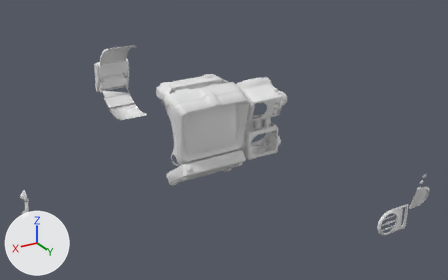
The Blender file pip boy 2000.blend: old version first, new version second.
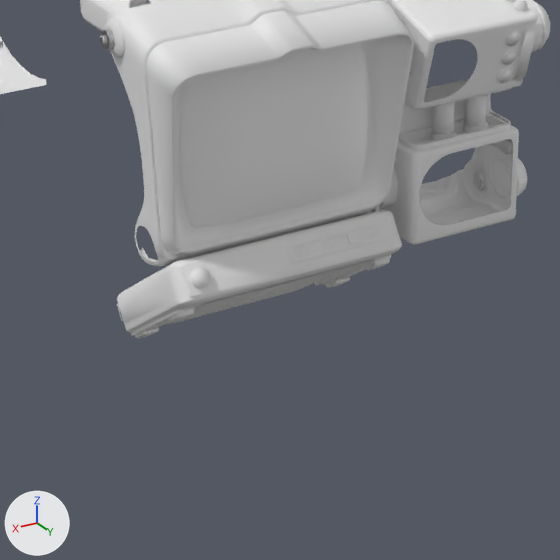
Each version is shown whole from a camera (50 mm lens) standing at (36.7, 56.1, 25.2) and looking at (6.7, 6.0, 0.2), then close up on the part from 30% to 65% of the width and 33% to 88% of the height. Arrows for +X, +Y and +Z are at lower left; the lights stay in place. Materials are left out; every surface is plain grey.

Objects in the first close-up: 'Pip boy 2000', 'Pip boy 2000.001'.
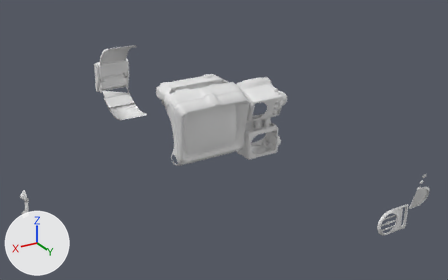
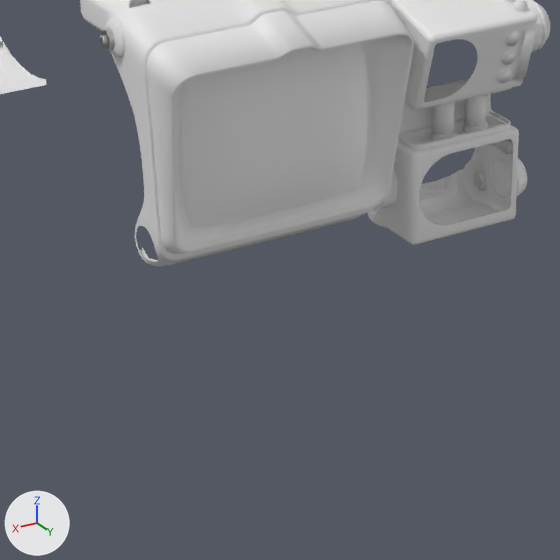
Commit message: remove holotape drive

Changed parts and their boxes [x1, y1, x2, y2] in the close-ups (560 x 560 px):
```json
{"object": "Pip boy 2000", "change": "reshaped", "before": [80, 0, 550, 339], "after": [80, 0, 550, 266]}
{"part": 1, "of": "me_pip_boy_2000", "change": "deleted", "before": [117, 205, 402, 339]}
{"part": 2, "of": "me_pip_boy_2000", "change": "cut back", "before": [379, 201, 384, 208]}
```

Edits to the scene script, one JSON object a line:
```json
{"block": "me_pip_boy_2000", "where": "# used by ob_pip_boy_2000; location = (0.0, 0.0, 0.0); rotation_euler = (1.571, 0.0, 0.0), in degrees (90, 0, 0)"}
{"op": "remove", "block": "me_pip_boy_2000", "code": "me_pip_boy_2000.from_pydata(...)  # 12522 vertices, 15840 faces, 18 loose edges; spans x -1.76..12.09, y -5.52..5.66, z -6.42..0.91"}
{"op": "add", "block": "me_pip_boy_2000", "code": "me_pip_boy_2000.from_pydata(...)  # 9933 vertices, 12966 faces, 28 loose edges; spans x -1.76..12.09, y -3.5..5.66, z -6.42..0.91"}
{"block": "me_pip_boy_2000", "change": "me_pip_boy_2000 part 1: 136 loose pieces with 2566 vertices, spanning x 3.16..11.51, y -5.52..-1.75, z -6.1..-1.32, are deleted"}
{"block": "me_pip_boy_2000", "change": "me_pip_boy_2000 part 2"}
{"block": "me_pip_boy_2000", "change": "23 vertices are removed from x 3.68..3.88, y -2.2..-1.84, z -4.43..-3.34"}
{"block": "me_pip_boy_2000", "change": "34 faces are deleted"}
{"block": "me_pip_boy_2000", "change": "2 loose edges are deleted"}
{"block": "me_pip_boy_2000", "change": "12 loose edges are added"}
```
